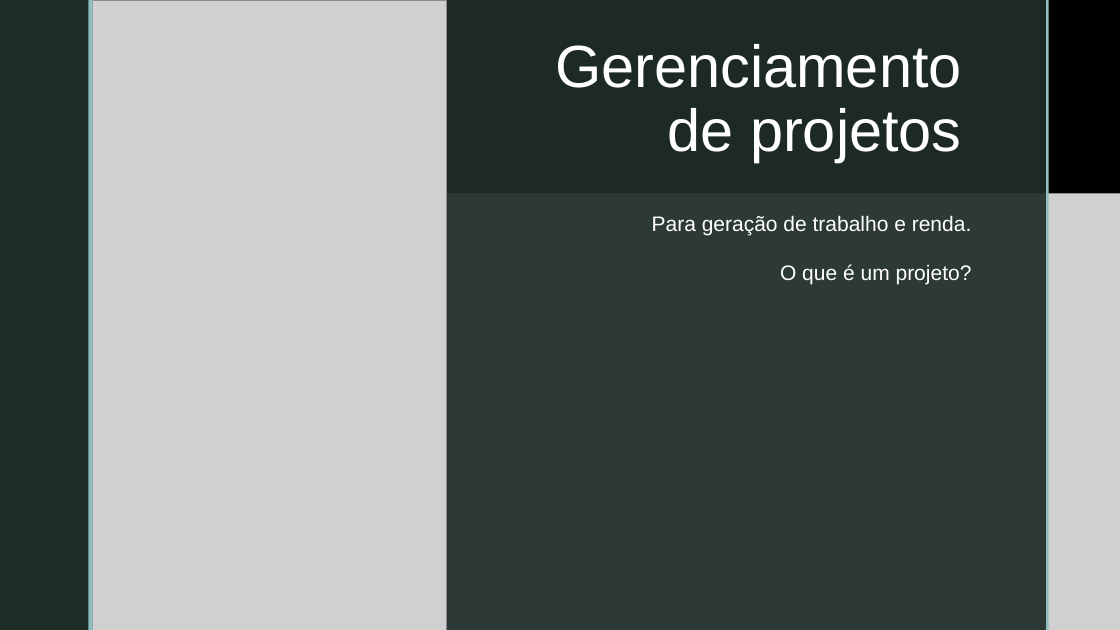
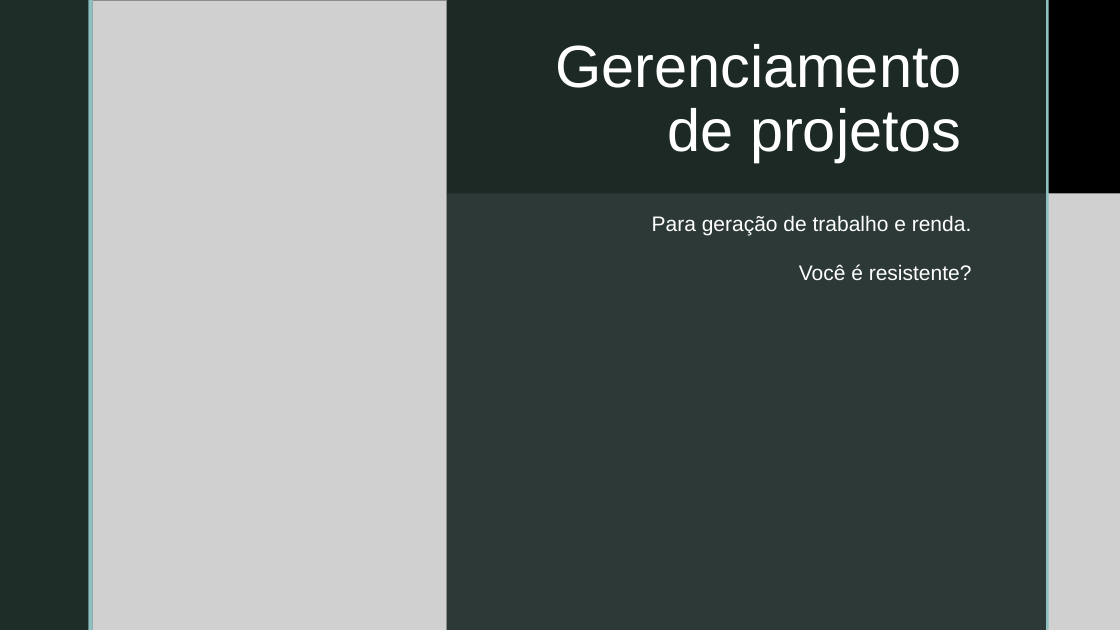
Before and after one commit to professorjar/gerenciamentodeprojetos, a slide deck: slide 3 of Gerenciamento de projetos.pptx (slide 2 before the commit). Drawn at 1120x630 pixels with LibreOffice and Linux fonts; fonts in the diff are those of the drawing; grey boxes stand for pictures; background and template pictures are left out. Boxes give left, top, right and bottom in pixels: in the first picture for what was removed or moved away, otherwise in the second. Text is boxed around its words. In the diff, an @@ line names an element or a change of style, - is before the commit and + after.

Commit message:
Novo projeto Diabetes
Novo projeto Diabetes

```diff
--- a/Gerenciamento de projetos.pptx
+++ b/Gerenciamento de projetos.pptx
@@ subtitle at (799,264,972,280): text changed @@
-O que é um projeto?
+Você é resistente?
```
Also in this commit, not shown: 4 other slides changed, 1 slide removed.
